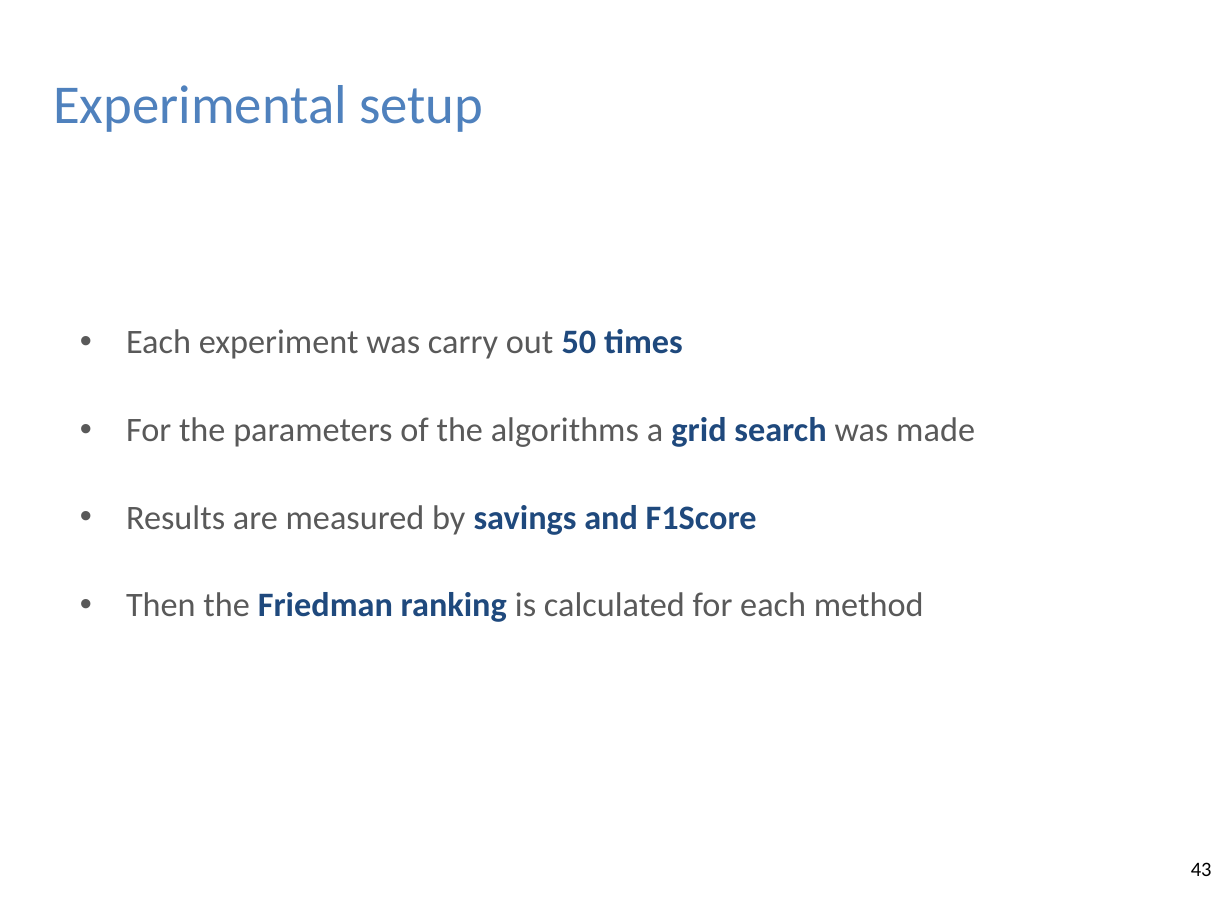
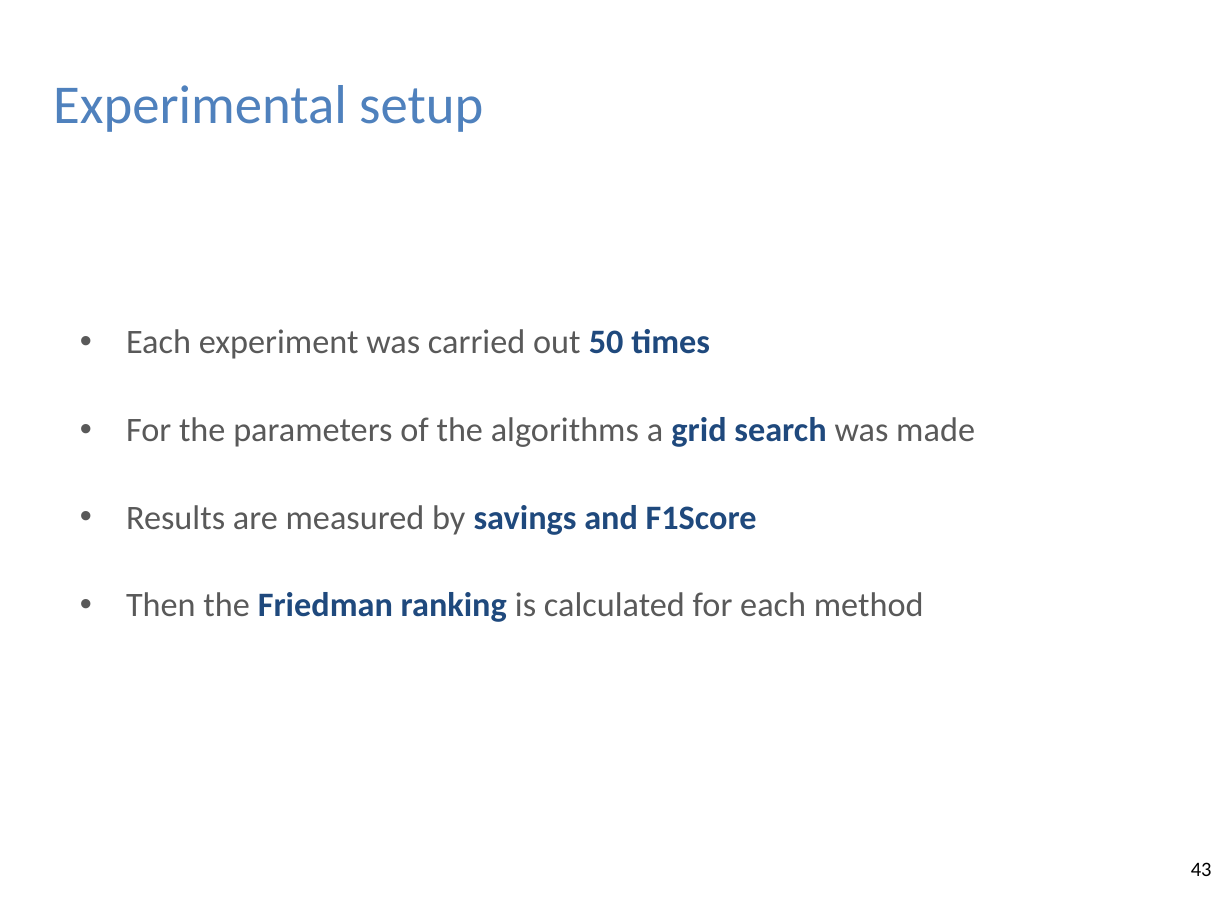
Before and after one commit to albahnsen/phd-thesis, a slide deck: slide 43 of slides/Thesis_ExampleDependentCostSensitiveClassification_slides.pptx. Drawn at 1232x924 pixels with LibreOffice and Linux fonts; fonts in the diff are those of the drawing; background and template pictures are left out. Boxes give left, top, right and bottom in pixels: in the first picture for what was removed or moved away, otherwise in the second. Text is boxed around its words. In the diff, an @@ line names an element or a change of style, - is before the commit and + after.

```diff
--- a/slides/Thesis_ExampleDependentCostSensitiveClassification_slides.pptx
+++ b/slides/Thesis_ExampleDependentCostSensitiveClassification_slides.pptx
@@ text at [126,329,710,359]: text changed @@
-  • Each experiment was carry out 50 times
+  • Each experiment was carried out 50 times
```
Also in this commit, not shown: 3 other slides changed, 4 slides removed.
